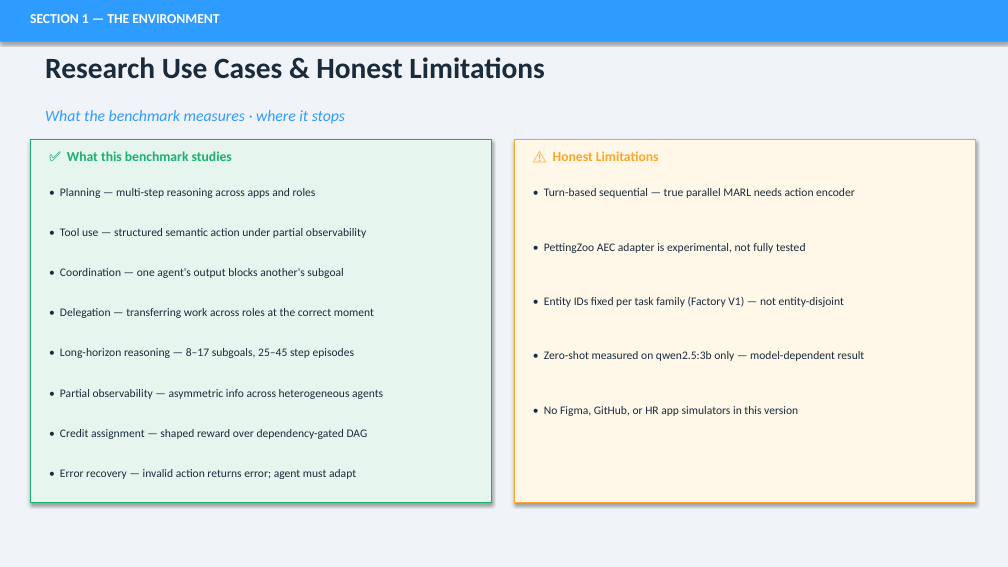
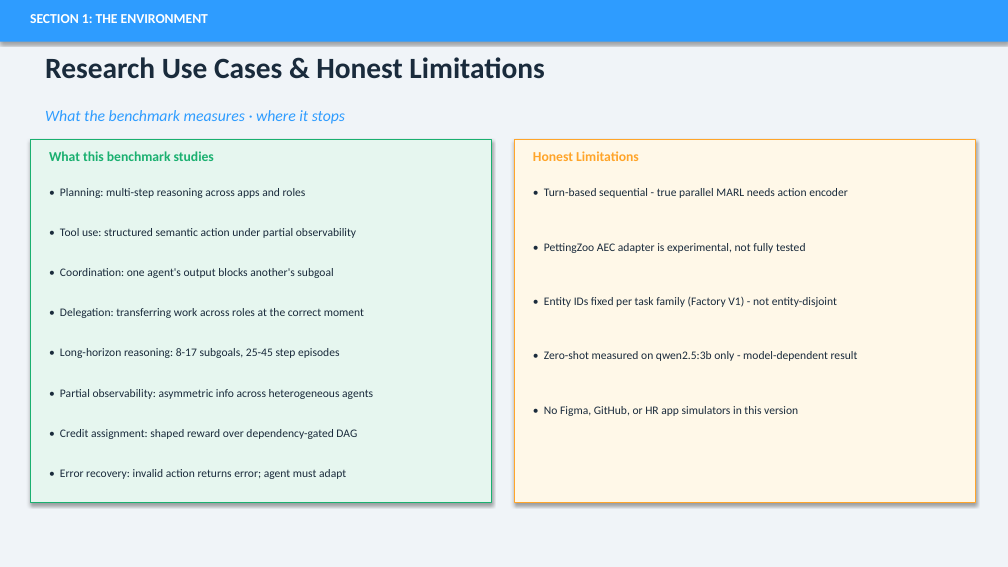
Before and after one commit to Gourang5/enterprise-marl-benchmark, a slide deck: slide 11 of deliverables/enterprise_marl_benchmark.pptx. Drawn at 1008x567 pixels with LibreOffice and Linux fonts; fonts in the diff are those of the drawing. Boxes give left, top, right and bottom in pixels: in the first picture for what was removed or moved away, otherwise in the second. Text is boxed around its words. In the diff, an @@ line names an element or a change of style, - is before the commit and + after.

```diff
--- a/deliverables/enterprise_marl_benchmark.pptx
+++ b/deliverables/enterprise_marl_benchmark.pptx
@@ text at (30, 14, 208, 23): text changed @@
-SECTION 1 — THE ENVIRONMENT
+SECTION 1: THE ENVIRONMENT
@@ text at (49, 151, 214, 161): text changed @@
-✅ What this benchmark studies
+What this benchmark studies
@@ text at (533, 151, 639, 161): text changed @@
-⚠ Honest Limitations
+Honest Limitations
@@ text at (60, 188, 306, 198): text changed @@
-• Planning — multi-step reasoning across apps and roles
+• Planning: multi-step reasoning across apps and roles
@@ text at (544, 188, 848, 198): text changed @@
-• Turn-based sequential — true parallel MARL needs action encoder
+• Turn-based sequential - true parallel MARL needs action encoder
@@ text at (60, 228, 356, 238): text changed @@
-• Tool use — structured semantic action under partial observability
+• Tool use: structured semantic action under partial observability
@@ text at (60, 268, 333, 278): text changed @@
-• Coordination — one agent's output blocks another's subgoal
+• Coordination: one agent's output blocks another's subgoal
@@ text at (544, 296, 837, 307): text changed @@
-• Entity IDs fixed per task family (Factory V1) — not entity-disjoint
+• Entity IDs fixed per task family (Factory V1) - not entity-disjoint
@@ text at (60, 308, 364, 318): text changed @@
-• Delegation — transferring work across roles at the correct moment
+• Delegation: transferring work across roles at the correct moment
@@ text at (60, 348, 339, 358): text changed @@
-• Long-horizon reasoning — 8–17 subgoals, 25–45 step episodes
+• Long-horizon reasoning: 8-17 subgoals, 25-45 step episodes
@@ text at (544, 351, 858, 361): text changed @@
-• Zero-shot measured on qwen2.5:3b only — model-dependent result
+• Zero-shot measured on qwen2.5:3b only - model-dependent result
@@ text at (60, 389, 373, 399): text changed @@
-• Partial observability — asymmetric info across heterogeneous agents
+• Partial observability: asymmetric info across heterogeneous agents
@@ text at (60, 429, 357, 439): text changed @@
-• Credit assignment — shaped reward over dependency-gated DAG
+• Credit assignment: shaped reward over dependency-gated DAG
@@ text at (60, 469, 346, 479): text changed @@
-• Error recovery — invalid action returns error; agent must adapt
+• Error recovery: invalid action returns error; agent must adapt
```
Also in this commit, not shown: 18 other slides changed, 1 other file.
